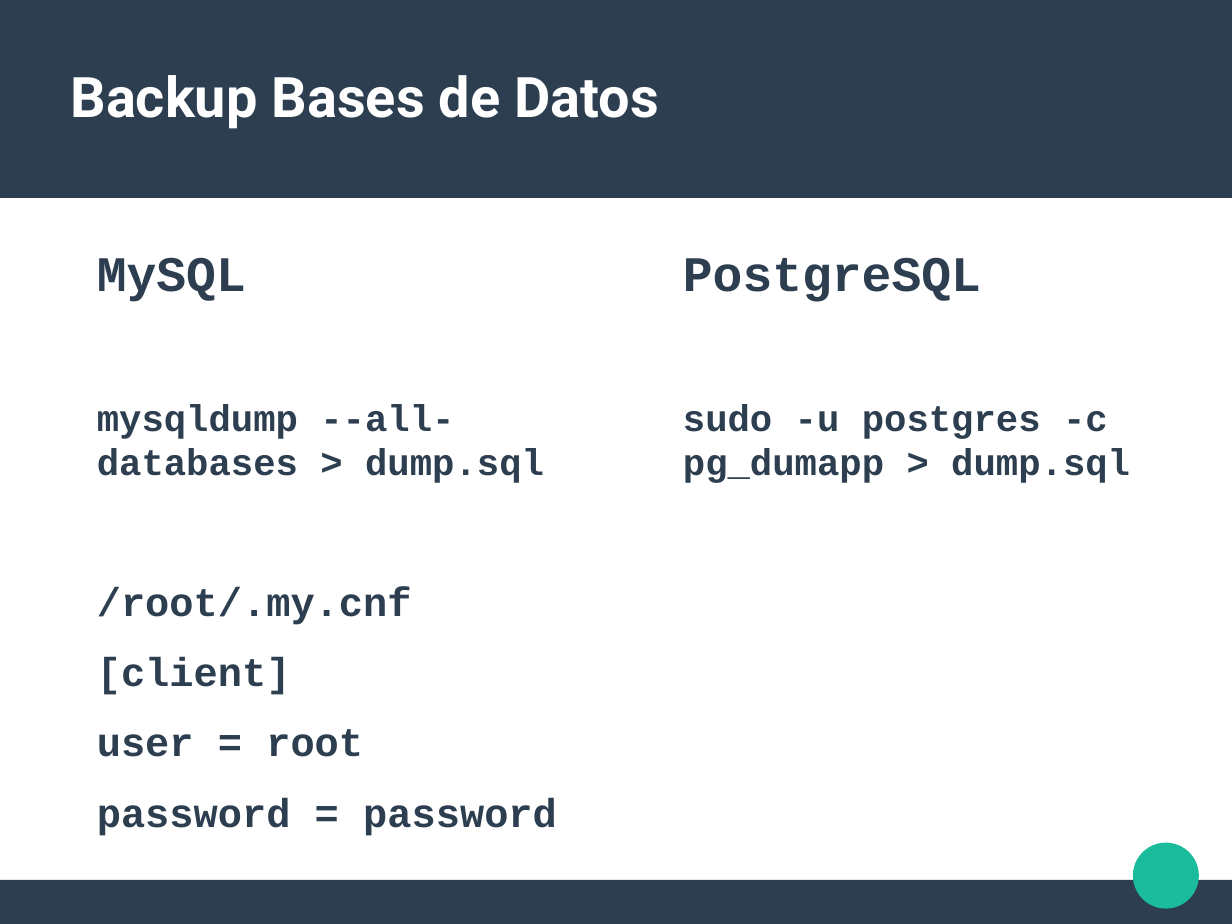
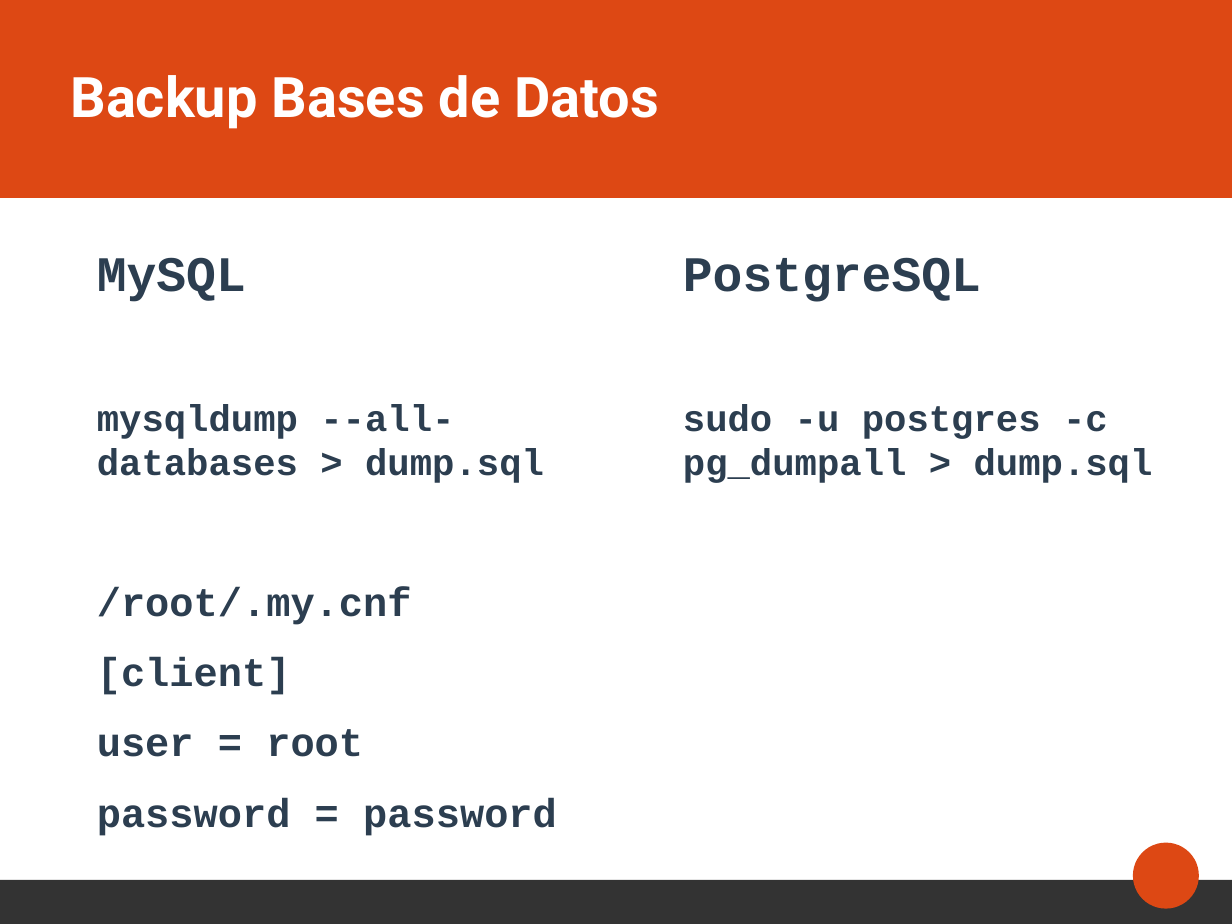
Before and after one commit to alabs/carchi_deploy, a slide deck: slide 36 of 9.Presentacion/presentacion.odp (slide 30 before the commit). Drawn at 1232x924 pixels with LibreOffice and Linux fonts; fonts in the diff are those of the drawing. Boxes give left, top, right and bottom in pixels: in the first picture for what was removed or moved away, otherwise in the second. Text is boxed around its words. In the diff, an @@ line names an element or a change of style, - is before the commit and + after.

```diff
--- a/9.Presentacion/presentacion.odp
+++ b/9.Presentacion/presentacion.odp
@@ rectangle at [0, 0, 1232, 198]: fill #2C3E50 to #DD4814 @@
@@ text at [683, 404, 1153, 483]: text changed @@
-sudo -u postgres -c pg_dumapp > dump.sql
+sudo -u postgres -c pg_dumpall > dump.sql
@@ ellipse at [1134, 843, 1200, 909]: fill #1ABC9C to #DD4814 @@
@@ rectangle at [0, 880, 1232, 923]: fill #2C3E50 to #333333 @@
```
Also in this commit, not shown: 33 other slides changed, 2 slides added, 2 slides removed, 10 other files.
